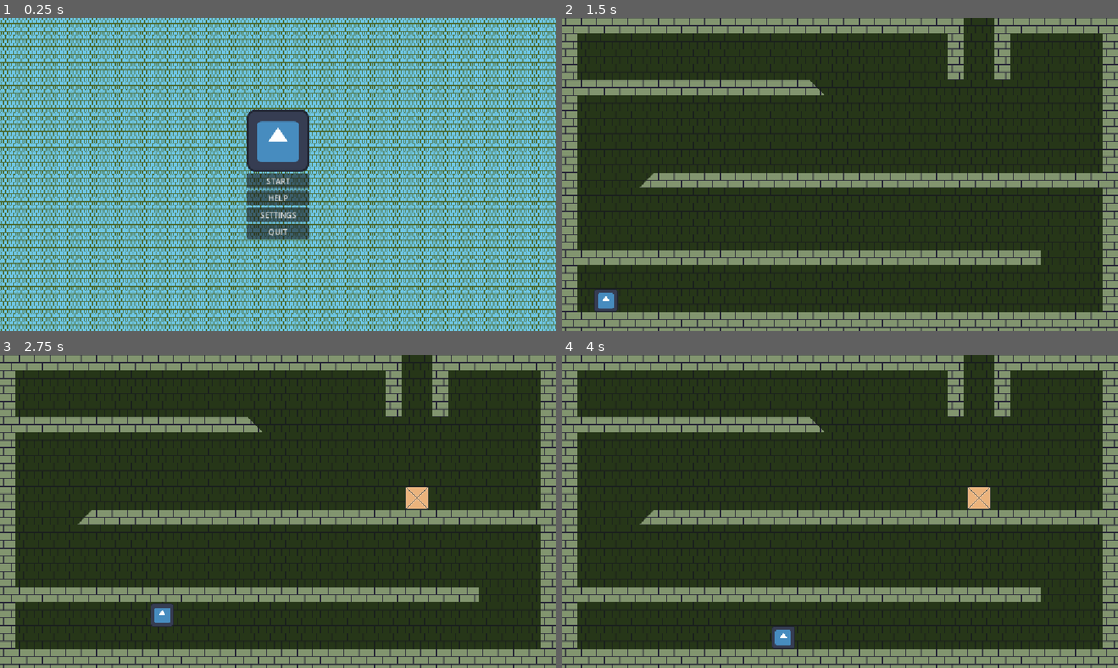
Above: before the commit, frames 1-4 (two rows, left to right).
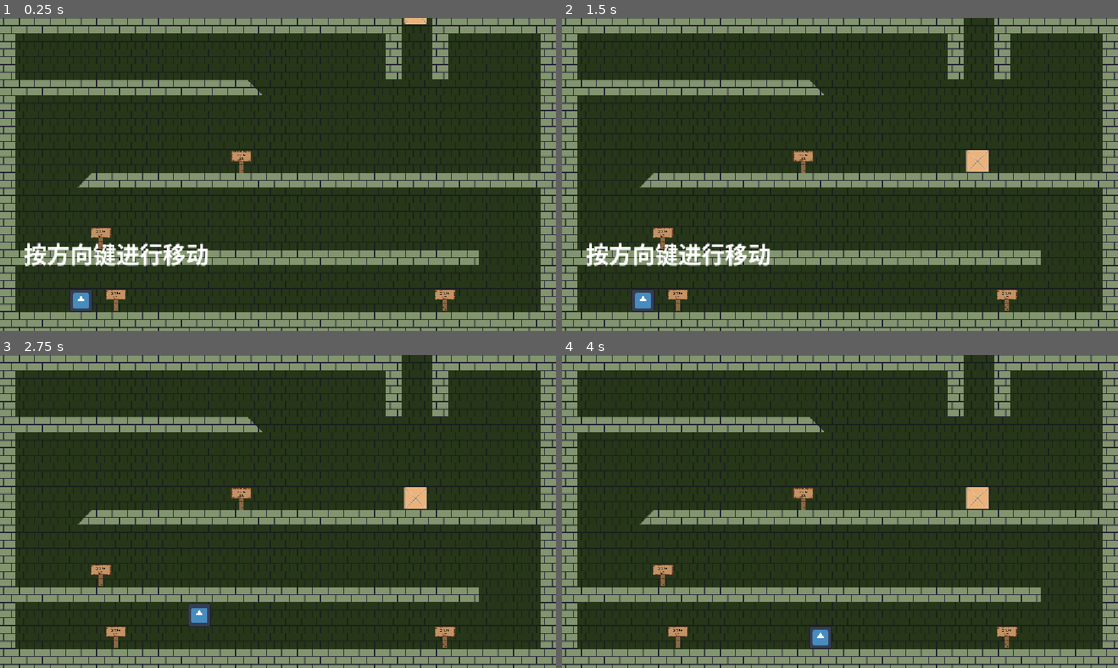
Above: after the commit, the same moments.

Repository: Hongyawa/practice-game
Game: Godot game, scene res://scene/levels/level_1.tscn
Same seed, same stepped clock (60 frames per second), same inputs: the game is played once before the commit and once after it. Before the commit the project starts from res://scene/main/main_menu.tscn. The engine's default icon, where the game draws it, is replaced by a stand-in: a white triangle on a blue panel in a dark square.
Inputs (mouse positions are in pixels of both pictures, inside the frame that each line leads up to):
- Up to frame 1 (0.25 s): no input
- Up to frame 2 (1.5 s): click (840, 180) at 0.5 s, where only the run before the commit has a clickable "START"; click (840, 174) at 1.25 s, where only the run before the commit has a clickable "1"
- Up to frame 3 (2.75 s): hold Right (ui_right) from 2.03 s (still down); tap Up (ui_up) at 2.1, 2.27, 2.57 s
- Up to frame 4 (4 s): tap Up (ui_up) at 2.85, 3.02, 3.32, 3.6 s; release Right (ui_right) at 3.53 s; hold Left (ui_left) from 3.53 s (still down)

The runs differ from the first frame. In frame 1, 100% of the frame differs, in the area x 0-100%, y 0-100%; in frame 2, 2.9%; in frame 3, 1.3%; in frame 4, 1.3%.

Commit message:
Add tutorial boards and update level layout
Add interactive in-level boards that display tutorial text when the player approaches, and update player/box collision handling. Reorganize level and UI scenes, update scene references and project settings, and ignore export presets.

Diff:
--- a/project.godot
+++ b/project.godot
@@ -11,7 +11,7 @@
 [application]
 
 config/name="加急赶工"
-run/main_scene="uid://cqbolxd57kdm6"
+run/main_scene="uid://c7vii7gyhv3pn"
 config/features=PackedStringArray("4.7", "Mobile")
 config/icon="res://icon.svg"
 
@@ -21,6 +21,16 @@
 window/stretch/mode="canvas_items"
 window/stretch/aspect="expand"
 
+[global_group]
+
+player=""
+
+[layer_names]
+
+2d_physics/layer_1="Wall"
+2d_physics/layer_2="Player"
+2d_physics/layer_3="Other"
+
 [physics]
 
 3d/physics_engine="Jolt Physics"
--- a/levels/level_1.tscn
+++ b/scene/levels/level_1.tscn
@@ -1,24 +1,22 @@
 [gd_scene format=4 uid="uid://c7vii7gyhv3pn"]
 
-[ext_resource type="Texture2D" uid="uid://rkkypfdkaici" path="res://assert/back.png" id="1_kx6l7"]
-[ext_resource type="Texture2D" uid="uid://y8652vr0qs0h" path="res://assert/wall.png" id="2_n46q3"]
-[ext_resource type="PackedScene" uid="uid://ev7happu41ic" path="res://scene/main/player.tscn" id="3_btoec"]
-[ext_resource type="PackedScene" uid="uid://df55fa0h44fh1" path="res://scene/main/box.tscn" id="4_gwceb"]
+[ext_resource type="Texture2D" uid="uid://rkkypfdkaici" path="res://assert/back.png" id="1_fdgib"]
+[ext_resource type="Texture2D" uid="uid://y8652vr0qs0h" path="res://assert/wall.png" id="2_l5xf4"]
+[ext_resource type="PackedScene" uid="uid://ev7happu41ic" path="res://scene/main/player.tscn" id="3_bcrgp"]
+[ext_resource type="PackedScene" uid="uid://df55fa0h44fh1" path="res://scene/main/box.tscn" id="4_uckp0"]
+[ext_resource type="PackedScene" uid="uid://chnsso8ugr8dc" path="res://scene/main/board.tscn" id="5_l5xf4"]
 
 [sub_resource type="TileSetAtlasSource" id="TileSetAtlasSource_dpoj0"]
-texture = ExtResource("1_kx6l7")
+texture = ExtResource("1_fdgib")
 texture_region_size = Vector2i(32, 32)
 0:0/0 = 0
-1:0/0 = 0
-0:1/0 = 0
-1:1/0 = 0
 
 [sub_resource type="TileSet" id="TileSet_rpvhx"]
 tile_size = Vector2i(32, 32)
 sources/1 = SubResource("TileSetAtlasSource_dpoj0")
 
 [sub_resource type="TileSetAtlasSource" id="TileSetAtlasSource_elp6i"]
-texture = ExtResource("2_n46q3")
+texture = ExtResource("2_l5xf4")
 texture_region_size = Vector2i(32, 32)
 0:0/0 = 0
 0:0/0/physics_layer_0/polygon_0/points = PackedVector2Array(16, -16, 16, 16, -16, 16)
@@ -34,6 +32,7 @@
 [sub_resource type="TileSet" id="TileSet_utdm6"]
 tile_size = Vector2i(32, 32)
 physics_layer_0/collision_layer = 1
+physics_layer_0/collision_mask = 6
 sources/0 = SubResource("TileSetAtlasSource_elp6i")
 
 [node name="Level1" type="Node2D" unique_id=1671688395]
@@ -47,10 +46,25 @@
 tile_map_data = PackedByteArray("AAAAAAAAAAACAAAAAAAAAAEAAAACAAAAAAAAAAIAAAACAAAAAAAAAAMAAAACAAAAAAAAAAQAAAACAAAAAAAAAA …(3504 unchanged characters)…
 tile_set = SubResource("TileSet_utdm6")
 
-[node name="Player" parent="." unique_id=61672083 instance=ExtResource("3_btoec")]
-position = Vector2(91, 576)
+[node name="Board" parent="Wall" unique_id=1392338773 instance=ExtResource("5_l5xf4")]
+position = Vector2(240, 583)
+text = "按方向键进行移动"
+
+[node name="Board2" parent="Wall" unique_id=1850482547 instance=ExtResource("5_l5xf4")]
+position = Vector2(922, 583)
+text = "这个高度你可以直接跳上"
+
+[node name="Board3" parent="Wall" unique_id=264794031 instance=ExtResource("5_l5xf4")]
+position = Vector2(209, 455)
+text = "这个高度你只能跳上斜坡"
+
+[node name="Board4" parent="Wall" unique_id=1667086821 instance=ExtResource("5_l5xf4")]
+position = Vector2(500, 296)
+text = "你可能需要一个箱子"
+
+[node name="Player" parent="." unique_id=61672083 instance=ExtResource("3_bcrgp")]
+position = Vector2(168, 583)
 slide_on_ceiling = false
 
-[node name="Box" parent="." unique_id=897881420 instance=ExtResource("4_gwceb")]
-position = Vector2(864, -72)
-lock_rotation = true
+[node name="Box" parent="." unique_id=897881420 instance=ExtResource("4_uckp0")]
+position = Vector2(861, -39)
--- /dev/null
+++ b/scene/main/board.tscn
@@ -0,0 +1,48 @@
+[gd_scene format=3 uid="uid://chnsso8ugr8dc"]
+
+[ext_resource type="Script" uid="uid://nt6341pjn7yj" path="res://scripts/board.gd" id="1_7tm6y"]
+[ext_resource type="Texture2D" uid="uid://dx40wky6pxcoa" path="res://assert/board.png" id="1_84jic"]
+
+[sub_resource type="CapsuleShape2D" id="CapsuleShape2D_laxja"]
+radius = 23.0
+height = 115.0
+
+[sub_resource type="LabelSettings" id="LabelSettings_7tm6y"]
+font_size = 48
+
+[node name="Board" type="Area2D" unique_id=1392338773]
+collision_layer = 4
+collision_mask = 2
+script = ExtResource("1_7tm6y")
+
+[node name="Sprite2D" type="Sprite2D" parent="." unique_id=459925591]
+texture = ExtResource("1_84jic")
+
+[node name="CollisionShape2D" type="CollisionShape2D" parent="." unique_id=1450927119]
+position = Vector2(0, 1)
+rotation = 1.5707964
+shape = SubResource("CapsuleShape2D_laxja")
+
+[node name="Label" type="Label" parent="." unique_id=936284164]
+custom_minimum_size = Vector2(450, 0)
+custom_maximum_size = Vector2(450, -1)
+anchors_preset = 8
+anchor_left = 0.5
+anchor_top = 0.5
+anchor_right = 0.5
+anchor_bottom = 0.5
+offset_left = -249.0
+offset_top = -164.0
+offset_right = 251.0
+offset_bottom = -27.0
+grow_horizontal = 2
+grow_vertical = 2
+size_flags_horizontal = 4
+text = "Hello, World!!!"
+label_settings = SubResource("LabelSettings_7tm6y")
+horizontal_alignment = 1
+vertical_alignment = 1
+autowrap_mode = 1
+
+[connection signal="body_entered" from="." to="." method="_on_body_entered"]
+[connection signal="body_exited" from="." to="." method="_on_body_exited"]
--- a/scene/main/box.tscn
+++ b/scene/main/box.tscn
@@ -2,13 +2,15 @@
 
 [ext_resource type="Texture2D" uid="uid://m6aj8jhj3klu" path="res://assert/box.png" id="1_i5xlm"]
 
-[sub_resource type="PhysicsMaterial" id="PhysicsMaterial_kx6l7"]
+[sub_resource type="PhysicsMaterial" id="PhysicsMaterial_qnnuf"]
 
 [sub_resource type="RectangleShape2D" id="RectangleShape2D_6nu7g"]
 size = Vector2(48, 48)
 
-[node name="Box" type="RigidBody2D" unique_id=897881420]
-physics_material_override = SubResource("PhysicsMaterial_kx6l7")
+[node name="Box" type="RigidBody2D" unique_id=54469225 groups=["box"]]
+collision_layer = 4
+collision_mask = 7
+physics_material_override = SubResource("PhysicsMaterial_qnnuf")
 
 [node name="Sprite2D" type="Sprite2D" parent="." unique_id=312701391]
 texture = ExtResource("1_i5xlm")
--- a/scene/main/player.gd
+++ /dev/null
@@ -1,23 +0,0 @@
-extends CharacterBody2D
-
-@export var speed := 350.0
-@export var jump_velocity := -550.0
-@export var push_force := 500.0
-
-
-func _physics_process(delta):
-	# 处理玩家移动
-	velocity.x = Input.get_axis("ui_left", "ui_right") * speed
-	velocity.y += ProjectSettings.get_setting(
-			"physics/2d/default_gravity") * 1.2 * delta
-	if Input.is_action_just_pressed("ui_up") and is_on_floor():
-		velocity.y = jump_velocity
-	move_and_slide()
-
-	# 处理箱子的碰撞
-	for i in get_slide_collision_count():
-		var collision = get_slide_collision(i)
-		var collider = collision.get_collider()
-		if collider is RigidBody2D:
-			var push_direction = -collision.get_normal()
-			collider.apply_force(push_direction * push_force)
--- a/scene/main/player.tscn
+++ b/scene/main/player.tscn
@@ -1,13 +1,14 @@
 [gd_scene format=3 uid="uid://ev7happu41ic"]
 
 [ext_resource type="Texture2D" uid="uid://oya8wpn6jmc8" path="res://icon.svg" id="1_7e6by"]
-[ext_resource type="Script" uid="uid://biina7orkar0m" path="res://scene/main/player.gd" id="1_ofu4k"]
+[ext_resource type="Script" uid="uid://biina7orkar0m" path="res://scripts/player.gd" id="1_ofu4k"]
 
 [sub_resource type="CircleShape2D" id="CircleShape2D_v5plw"]
 radius = 23.021729
 
-[node name="Player" type="CharacterBody2D" unique_id=61672083]
-disable_mode = 2
+[node name="Player" type="CharacterBody2D" unique_id=61672083 groups=["player"]]
+collision_layer = 2
+collision_mask = 5
 script = ExtResource("1_ofu4k")
 
 [node name="Sprite2D" type="Sprite2D" parent="." unique_id=533425453]
--- a/scene/main/level_menu.tscn
+++ b/scene/ui/level_menu.tscn
@@ -1,7 +1,7 @@
 [gd_scene format=3 uid="uid://bbujs6ukk61tk"]
 
 [ext_resource type="Script" uid="uid://db3fgq8nwhqsc" path="res://scripts/level_menu.gd" id="1_g2ot0"]
-[ext_resource type="PackedScene" uid="uid://7ncn21h6sdc" path="res://scene/main/level_node.tscn" id="2_g2ot0"]
+[ext_resource type="PackedScene" uid="uid://7ncn21h6sdc" path="res://scene/ui/level_node.tscn" id="2_g2ot0"]
 
 [node name="LevelMenu" type="Control" unique_id=1460286946]
 layout_mode = 3
--- a/scene/main/main_menu.tscn
+++ b/scene/ui/main_menu.tscn
@@ -3,7 +3,7 @@
 [ext_resource type="Script" uid="uid://b0edsopp2tae" path="res://scripts/main_menu.gd" id="1_0iwki"]
 [ext_resource type="Texture2D" uid="uid://cdqlqrh2rkkbd" path="res://assert/groundback.png" id="1_2fwvj"]
 [ext_resource type="Texture2D" uid="uid://oya8wpn6jmc8" path="res://icon.svg" id="2_0iwki"]
-[ext_resource type="PackedScene" uid="uid://bbujs6ukk61tk" path="res://scene/main/level_menu.tscn" id="4_0iwki"]
+[ext_resource type="PackedScene" uid="uid://bbujs6ukk61tk" path="res://scene/ui/level_menu.tscn" id="4_0iwki"]
 [ext_resource type="Texture2D" uid="uid://rkkypfdkaici" path="res://assert/back.png" id="5_dbghu"]
 
 [node name="MainMenu" type="Control" unique_id=154891254]
--- /dev/null
+++ b/scripts/board.gd
@@ -0,0 +1,23 @@
+extends Area2D
+
+@export var text := "Hello, World!!!"
+## 勾选这个选项可以让场景被加载时就显示文字,适合用来测试文字效果
+@export var text_test := false
+@onready var label: Label = $Label
+
+
+func _ready() -> void:
+	label.text = text
+	label.visible = text_test
+
+
+## 玩家进入时显示文字
+func _on_body_entered(body: Node2D) -> void:
+	if body.is_in_group("player"):
+		label.visible = true
+
+
+## 玩家退出时隐藏文字
+func _on_body_exited(body: Node2D) -> void:
+	if body.is_in_group("player"):
+		label.visible = false
--- a/scripts/level_node.gd
+++ b/scripts/level_node.gd
@@ -2,4 +2,4 @@
 
 
 func _on_level_button_pressed() -> void:
-	get_tree().change_scene_to_file("res://levels/level_1.tscn")
+	get_tree().change_scene_to_file("res://scene/levels/level_1.tscn")
--- /dev/null
+++ b/scripts/player.gd
@@ -0,0 +1,30 @@
+class_name Player
+extends CharacterBody2D
+
+@export var speed := 350.0
+@export var jump_velocity := -550.0
+@export var push_factor := 0.5
+
+
+func _physics_process(delta):
+	# 处理玩家移动
+	velocity.x = Input.get_axis("ui_left", "ui_right") * speed
+	velocity.y += ProjectSettings.get_setting(
+			"physics/2d/default_gravity") * 1.2 * delta
+	if Input.is_action_just_pressed("ui_up") and is_on_floor():
+		velocity.y = jump_velocity
+	var is_collising: bool = move_and_slide()
+
+	# 处理碰撞逻辑
+	if is_collising:
+		for i in get_slide_collision_count():
+			var collision: KinematicCollision2D = get_slide_collision(i)
+			var collider: Object = collision.get_collider()
+			# 此处为箱子的碰撞逻辑
+			if collider is Node:
+				if collider.is_in_group("box"):
+					collider = collider as RigidBody2D
+					var normal = collision.get_normal() * -1
+					collider.set_axis_velocity(
+							velocity.project(normal) * push_factor
+					)
Binary file added: assert/board.png
Renamed: scene/main/level_node.tscn -> scene/ui/level_node.tscn
Not shown, added: scripts/board.gd.uid
Renamed: scene/main/player.gd.uid -> scripts/player.gd.uid
Not shown, changed: .gitignore
Not shown, added: scene/levels/level_1.tscn2440170123.tmp
Not shown, added: scene/levels/level_1.tscn2452293888.tmp
